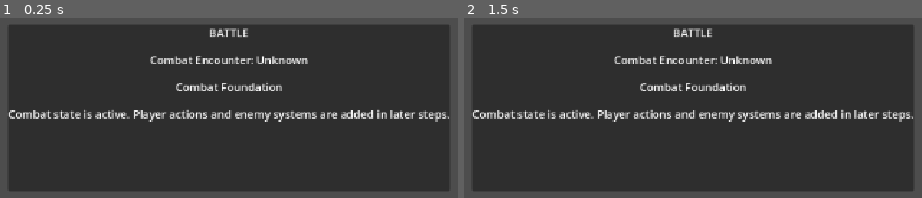
Above: before the commit, frames 1-2 (left to right).
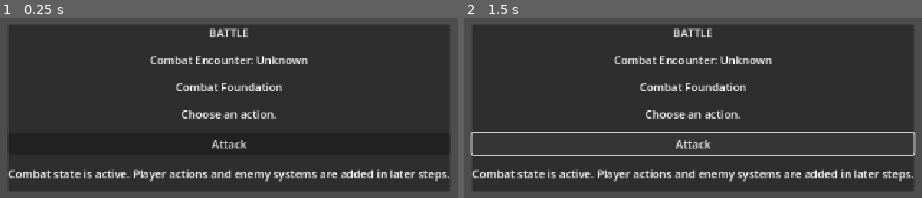
Above: after the commit, the same moments.

Repository: salexume94-pixel/Scripts
Game: Godot game, scene res://scenes/Battle.tscn
Same seed, same stepped clock (60 frames per second), same inputs: the game is played once before the commit and once after it. This scene is started directly instead of the project's main scene.
Inputs (mouse positions are in pixels of both pictures, inside the frame that each line leads up to):
- Up to frame 1 (0.25 s): no input
- Up to frame 2 (1.5 s): click (693, 144) at 0.5 s, where only the run after the commit has a clickable "Attack"; tap Enter at 1.25 s; hold Right (ui_right) from 1.28 s (still down); tap E at 1.35 s

The runs differ from the first frame. In frame 1, 5.8% of the frame differs, in the area x 1-99%, y 51-92%; in frame 2, 7.1%.

Commit message:
Add attack button to battle scene

Diff:
--- a/scenes/Battle.tscn
+++ b/scenes/Battle.tscn
@@ -42,6 +42,17 @@
 text = "Combat Foundation"
 horizontal_alignment = 1
 
+[node name="ActionLabel" type="Label" parent="CenterContainer/Panel/VBoxContainer"]
+layout_mode = 2
+text = "Choose an action."
+horizontal_alignment = 1
+
+[node name="AttackButton" type="Button" parent="CenterContainer/Panel/VBoxContainer"]
+layout_mode = 2
+text = "Attack"
+
+[connection signal="pressed" from="CenterContainer/Panel/VBoxContainer/AttackButton" to="." method="_on_attack_pressed"]
+
 [node name="DescriptionLabel" type="Label" parent="CenterContainer/Panel/VBoxContainer"]
 layout_mode = 2
 text = "Combat state is active. Player actions and enemy systems are added in later steps."
